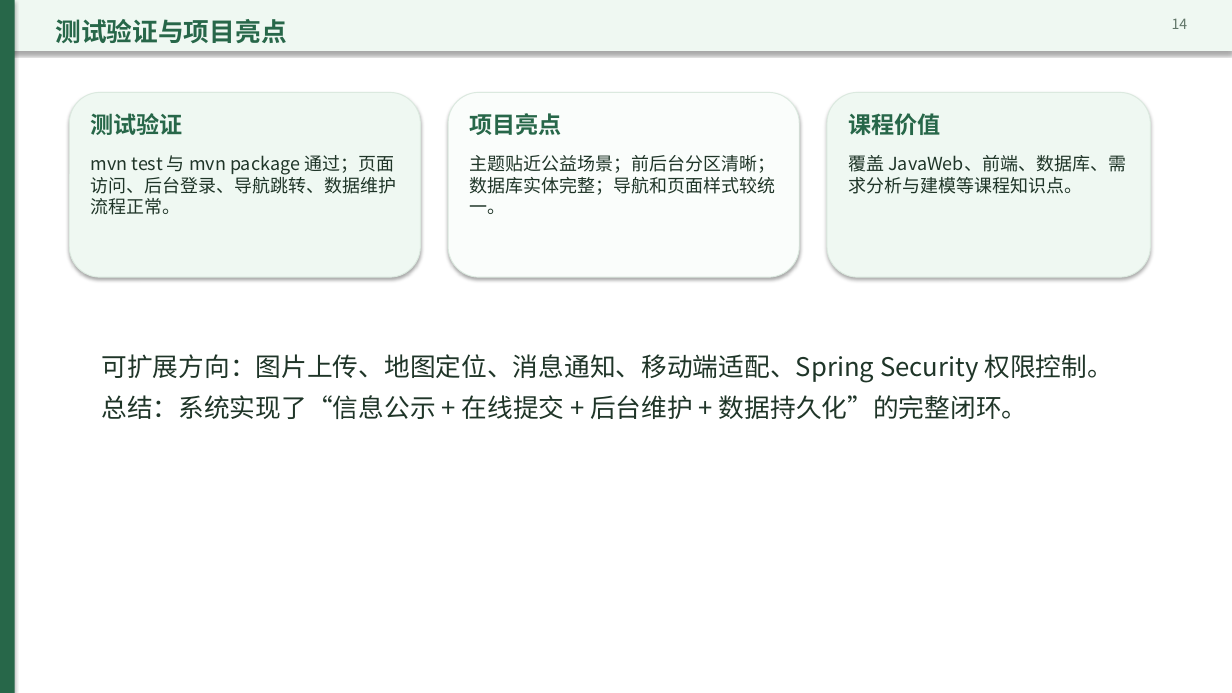
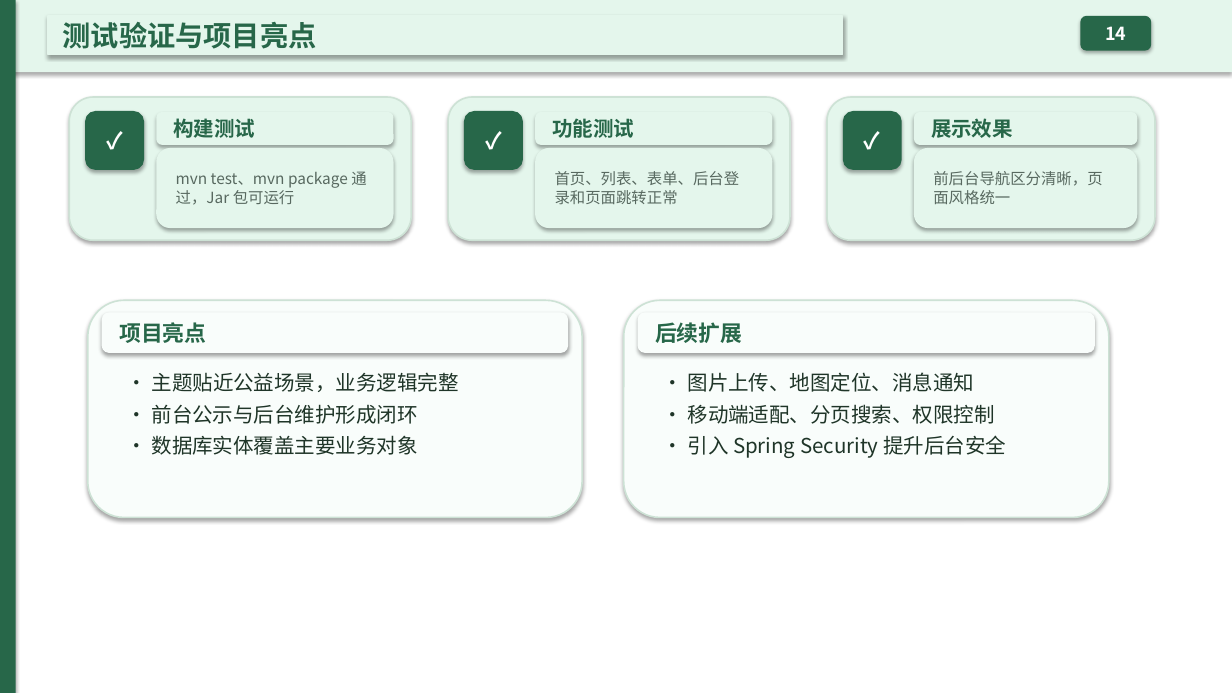
Before and after one commit to OldGuestInBreeze/shixun, a slide deck: slide 15 of stray-animal-rescue-defense.pptx. Drawn at 1232x693 pixels with LibreOffice and Linux fonts; fonts in the diff are those of the drawing. Boxes give left, top, right and bottom in pixels: in the first picture for what was removed or moved away, otherwise in the second. Text is boxed around its words. In the diff, an @@ line names an element or a change of style, - is before the commit and + after.

```diff
--- a/stray-animal-rescue-defense.pptx
+++ b/stray-animal-rescue-defense.pptx
@@ rectangle: place and size @@
-rectangle at (0, 0, 1232, 51)
+rectangle at (0, 0, 1232, 72)
@@ rectangle at (0, 0, 1232, 72): fill #EFF8F2 to #E4F6EC @@
@@ rectangle "测试验证与项目亮点": place and size @@
-rectangle "测试验证与项目亮点" at (55, 19, 286, 43)
+rectangle "测试验证与项目亮点" at (48, 16, 843, 55)
@@ rectangle "测试验证与项目亮点" at (48, 16, 843, 55): size 20 to 22 pt; vertical alignment top to middle; fill none to #E4F6EC; outline none to #E4F6EC 1.25 pt; shadow on @@
@@ rounded rectangle "14": place and size @@
-rounded rectangle "14" at (1172, 18, 1188, 29)
+rounded rectangle "14" at (1081, 17, 1151, 50)
@@ rounded rectangle "14" at (1081, 17, 1151, 50): size 11 to 14 pt, text colour #607568 to #FFFFFF, bold on; alignment right to centre; vertical alignment top to middle; fill none to #276749; outline none to #276749 1.25 pt; shadow on @@
@@ rounded rectangle: place and size @@
-rounded rectangle at (69, 92, 421, 277)
+rounded rectangle at (69, 97, 411, 240)
@@ rounded rectangle at (69, 97, 411, 240): fill #EFF8F2 to #E4F6EC; outline #DBE9DF 0.75 pt to #CDE2D5 1.25 pt @@
@@ rounded rectangle added at (86, 112, 143, 169), fill #276749, outline #276749 1.25 pt, 18 pt, text #FFFFFF, bold @@
+✓
@@ text removed at (91, 113, 183, 135) @@
-测试验证
@@ rounded rectangle added at (157, 113, 393, 144), fill #E4F6EC, outline #E4F6EC 1.25 pt, 16 pt, text #276749, bold @@
+构建测试
@@ rounded rectangle: place and size @@
-rounded rectangle at (448, 92, 799, 277)
+rounded rectangle at (448, 97, 790, 240)
@@ rounded rectangle at (448, 97, 790, 240): fill #FAFDFB to #E4F6EC; outline #DBE9DF 0.75 pt to #CDE2D5 1.25 pt @@
@@ rounded rectangle added at (465, 112, 522, 169), fill #276749, outline #276749 1.25 pt, 18 pt, text #FFFFFF, bold @@
+✓
@@ rounded rectangle added at (536, 113, 772, 144), fill #E4F6EC, outline #E4F6EC 1.25 pt, 16 pt, text #276749, bold @@
+功能测试
@@ rounded rectangle at (827, 97, 1155, 240): fill #EFF8F2 to #E4F6EC; outline #DBE9DF 0.75 pt to #CDE2D5 1.25 pt @@
@@ rounded rectangle: place and size @@
-rounded rectangle at (827, 92, 1151, 277)
+rounded rectangle at (827, 97, 1155, 240)
@@ rounded rectangle added at (844, 112, 901, 169), fill #276749, outline #276749 1.25 pt, 18 pt, text #FFFFFF, bold @@
+✓
@@ text removed at (848, 113, 940, 135) @@
-课程价值
@@ rounded rectangle added at (915, 113, 1137, 144), fill #E4F6EC, outline #E4F6EC 1.25 pt, 16 pt, text #276749, bold @@
+展示效果
@@ rounded rectangle added at (157, 149, 393, 227), fill #E4F6EC, outline #E4F6EC 1.25 pt, 12 pt, text #586960 @@
+mvn test、mvn package 通过，Jar 包可运行
@@ rounded rectangle added at (536, 149, 772, 227), fill #E4F6EC, outline #E4F6EC 1.25 pt, 12 pt, text #586960 @@
+首页、列表、表单、后台登录和页面跳转正常
@@ rounded rectangle added at (915, 149, 1137, 227), fill #E4F6EC, outline #E4F6EC 1.25 pt, 12 pt, text #586960 @@
+前后台导航区分清晰，页面风格统一
@@ text removed at (91, 155, 397, 215) @@
-mvn test 与 mvn package 通过；页面访问、后台登录、导航跳转、数据维护流程正常。
@@ text removed at (469, 155, 775, 214) @@
-主题贴近公益场景；前后台分区清晰；数据库实体完整；导航和页面样式较统一。
@@ text removed at (848, 155, 1126, 194) @@
-覆盖 JavaWeb、前端、数据库、需求分析与建模等课程知识点。
@@ rounded rectangle added at (88, 300, 582, 518), fill #F9FDFB, outline #CDE2D5 1.25 pt @@
@@ rounded rectangle "项目亮点": place and size @@
-rounded rectangle "项目亮点" at (469, 113, 561, 135)
+rounded rectangle "项目亮点" at (103, 313, 567, 352)
@@ rounded rectangle "项目亮点" at (103, 313, 567, 352): size 18 to 17 pt; vertical alignment top to middle; fill none to #F9FDFB; outline none to #F9FDFB 1.25 pt; shadow on @@
@@ rounded rectangle added at (624, 300, 1109, 518), fill #F9FDFB, outline #CDE2D5 1.25 pt @@
@@ rounded rectangle added at (639, 313, 1094, 352), fill #F9FDFB, outline #F9FDFB 1.25 pt, 17 pt, text #276749, bold @@
+后续扩展
@@ text added at (152, 372, 459, 455), 16 pt, text #1F3528 @@
+• 主题贴近公益场景，业务逻辑完整
+• 前台公示与后台维护形成闭环
+• 数据库实体覆盖主要业务对象
@@ text at (687, 372, 1006, 458): text changed; size 20 to 16 pt @@
-可扩展方向：图片上传、地图定位、消息通知、移动端适配、Spring Security 权限控制。
-总结：系统实现了“信息公示 + 在线提交 + 后台维护 + 数据持久化”的完整闭环。
+• 图片上传、地图定位、消息通知
+• 移动端适配、分页搜索、权限控制
+• 引入 Spring Security 提升后台安全
```
Also in this commit, not shown: 15 other slides changed, 1 other file.
